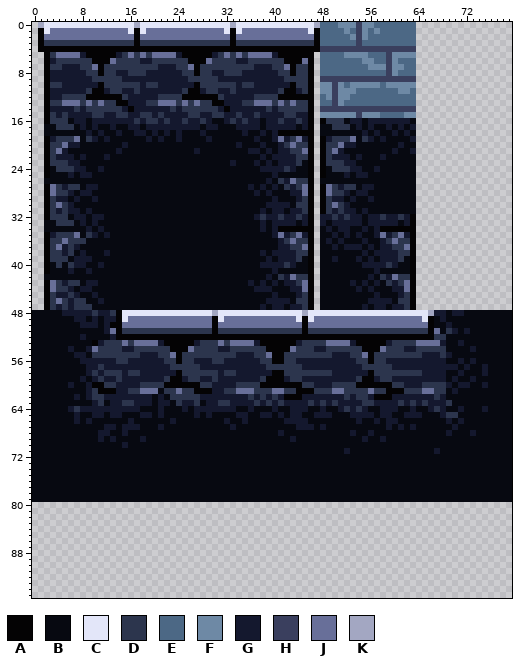
Sprite sheet, stored at dist/shattered_sword_assets/tilemaps/indoor_tileset.png. The first picture shows the starting point.
The file is 80x96 pixels.
Palette (. is transparent): A #040304  B #070911  C #e3e6f9  D #2c354d  E #4c6885  F #6e89a5  G #14182e  H #3a3f5e  J #686f99  K #a3a7c2
Pixels before (only the part around the change), first column x 0:
43 ..AJDGDDBGGBBBBBBBBBBBBBBBBBBBBBBBBBGBGBGBGGD
44 ..AJDDGBGGBBBBBBBBBBBBBBBBBBBBBBBBBBBGGGBBBGG
45 ..ADGGDGBBGBBBBBBBBBBBBBBBBBBBBBBBBBBBBBGBBBG
46 ..ADJDGDDBBGBBBBBBBBBBBBBBBBBBBBBBBBBBBGGGGBD
47 ..ADGDGDDDBBBBBBBBBBBBBBBBBBBBBBBBBBBBGBGGBGG
48 BBBBBGGGGGDGGDACCCCCCCCCCCCCCCKCCCCCCCCCCCCCC
49 BBBBBBBGGBGBGGACJJJJJJJJJJJJJJACJJJJJJJJJJJJC
50 BBBBBBBBGGGBGAAJJJJJJJJJJJJJJJAJJJJJJJJJJJJJJ
51 BBBBBBBBBBBBGJADDDDDDDDDDDDDDDADDDDDDDDDDDDDD
52 BBBBBBBBGBBBBGAAAAAAAAAAAAAAAAAAAAAAAAAAAAAAA
53 BBBBBBBBBBAGDDDJDJJJJGAAAAAGDDDJDJJJJGAAAAAAG
54 BBBBBBGBBGJDDDDGGDDDDDDAAAJDDDDGGDDDDDDAAAAJD
55 BBBBBBBGGBDDDDDDDDGGGDDJADDDDDDDDDGGGDDJAADDD
56 BBBBBBBBGGGGGGDDGGGGGGDDADDGGGDDGGGGGGDDAADDG
57 BBBBBBBBBGGDGGGGGGGGGGGDDDDDGGGGGGGGGGGDDDDDD
58 BBBBBBBBBGDGDDDGDDGGGGGGADDDDDDGDDGGGGGGAADDD
59 BBBBBBBBGBGDGGDGGGGGGGDAAGDDGGDGGGGGGGDAAAGDD
60 BBBBBBGBBGAADDGGGGDDDDAAAAAADDGGGGDDDDAAAAAAA
61 BBBBBBBBBGDAAAGGDDJJJBDDJDDAAAGGDDJJJDDDJJDDA
62 BBBBBBBGBGDDGGGGGGGGBGBDDDDDGGGGGGGGDGDGDGAAA
63 BBBBBBBBBBGDBGGDDGGGBGGBDGGDBGGDDGGGGDGDGDGGG
64 BBBBBBGDGGGGGGGGGGBBBGBBBGBGGGGGGGBBGBBBGBBGG
65 BBBBBBBGBBGGBGGBBBGGBGBBBBBGBGBBBBGGBBGGBGBGG
66 BBBBBBBGBGBBBBBBGBBBBBBGBBBBBBBBGBBGBBBBBBGGG
67 BBBBBBBBBBBBGGBGGGBBBGBBBBBBBBBBBGBBBBBBBBBBG
68 BBBBBBBBBBBGGBBGBBBBBBBBBBBBBBBBBBBBBBBBBGBBB
69 BBBBBBBBBBBGBGBBBBGBBBBBBBBBBBBBBBBBBBBBBBBGB
70 BBBBBBBBBBBBBBBGBBBBBBBBBBBBBBBBBBBBBBBBBBBBB
71 BBBBBBBBBBBBBBBBBBBBBBBBBBBBBBBBBBBBBBBBBBBBB
72 BBBBBBBBBBBBBBBBBBBBBBBBBBBBBBBBBBBBBBBBBBBBB
73 BBBBBBBBBBBBBBBBBBBBBBBBBBBBBBBBBBBBBBBBBBBBB
74 BBBBBBBBBBBBBBBBBBBBBBBBBBBBBBBBBBBBBBBBBBBBB
75 BBBBBBBBBBBBBBBBBBBBBBBBBBBBBBBBBBBBBBBBBBBBB
76 BBBBBBBBBBBBBBBBBBBBBBBBBBBBBBBBBBBBBBBBBBBBB
77 BBBBBBBBBBBBBBBBBBBBBBBBBBBBBBBBBBBBBBBBBBBBB
78 BBBBBBBBBBBBBBBBBBBBBBBBBBBBBBBBBBBBBBBBBBBBB
79 BBBBBBBBBBBBBBBBBBBBBBBBBBBBBBBBBBBBBBBBBBBBB
80 .............................................
81 .............................................
82 .............................................
83 .............................................
84 .............................................
85 .............................................
86 .............................................
87 .............................................
88 .............................................
89 .............................................
90 .............................................
91 .............................................
92 .............................................
93 .............................................
94 .............................................
95 .............................................
Once edited:
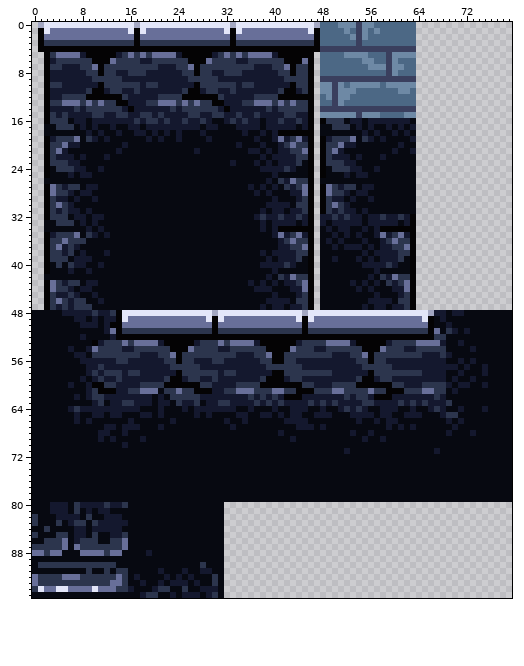
Log entry: correct castle ending bg
Edits made:
Colour B now appears in row 80 at x 0 to 2, 6 and 16 to 31; in row 81 at x 0 to 2, 6, 8, 10 and 13 to 31; in row 82 at x 1 to 3, 8, 10 to 11 and 15 to 31; in row 83 at x 1 to 3, 5, 9 and 16 to 31; in row 84 at x 0 to 1, 3 to 6, 9 and 15 to 31; in row 85 at x 1 to 3, 6, 9, 11 to 12 and 16 to 31.
Colour B now appears in row 86 at x 0 to 1, 6, 11 to 12 and 16 to 31; in row 87 at x 6 and 16 to 31; in row 88 at x 5 to 7, 15 to 18 and 20 to 31; in row 89 at x 0 to 31; in row 90 at x 0, 14 to 27 and 29 to 31; in row 91 at x 0 to 8, 10 to 11, 13, 16 to 20, 22 to 24, 26 to 27 and 30 to 31.
Colour B now appears in row 92 at x 16, 18 to 21, 23, 25, 27 to 29 and 31; in row 93 at x 16 to 17, 19 to 20, 22, 26, 28 to 29 and 31; in row 94 at x 17 to 19, 23 to 24, 26 to 27 and 31; in row 95 at x 0 to 17, 21 to 22, 24, 28 and 31.
Colour C now appears in row 94 at x 1, 4 to 5 and 10.
The author changed colour J to colour C in row 49 at x 29.
Colour D now appears in row 80 at x 7, 12 and 15; in row 81 at x 7; in row 82 at x 0 and 9; in row 83 at x 0, 4, 7 to 8 and 10; in row 84 at x 2; in row 85 at x 0, 4 to 5, 10 and 15.
Colour D now appears in row 86 at x 2 to 4, 8 to 10 and 13 to 14; in row 87 at x 0 to 4 and 8 to 14; in row 88 at x 2 and 12; in row 90 at x 1 to 13 and 28; in row 91 at x 9, 12 and 14 to 15; in row 92 at x 1 to 4, 8 to 13, 15 and 30.
Colour D now appears in row 93 at x 1 to 12, 15 and 30; in row 94 at x 0, 14 to 15, 21 to 22 and 25; in row 95 at x 19 to 20 and 30.
Colour G now appears in row 80 at x 3 to 5, 8 to 11 and 13 to 14; in row 81 at x 3 to 5, 9 and 11 to 12; in row 82 at x 4 to 7 and 12 to 14; in row 83 at x 6 and 11 to 15; in row 84 at x 7 to 8 and 10 to 14; in row 85 at x 7 to 8 and 13 to 14.
Colour G now appears in row 86 at x 7; in row 88 at x 19; in row 91 at x 21, 25 and 28 to 29; in row 92 at x 17, 22, 24 and 26; in row 93 at x 18, 21, 23 to 25 and 27; in row 94 at x 16, 20 and 28 to 30.
Colour G now appears in row 95 at x 18, 23, 25 to 27 and 29.
Colour J now appears in row 86 at x 5 and 15; in row 87 at x 5, 7 and 15; in row 88 at x 0 to 1, 3 to 4, 8 to 11 and 13 to 14; in row 92 at x 0, 5 to 7 and 14; in row 93 at x 0 and 13 to 14; in row 94 at x 2 to 3, 6 to 9 and 11 to 13.
Changed places in both pictures, as pixel boxes (x1, y1, x2, y2):
changed: (206, 316, 212, 322)
added: (32, 502, 224, 598)
